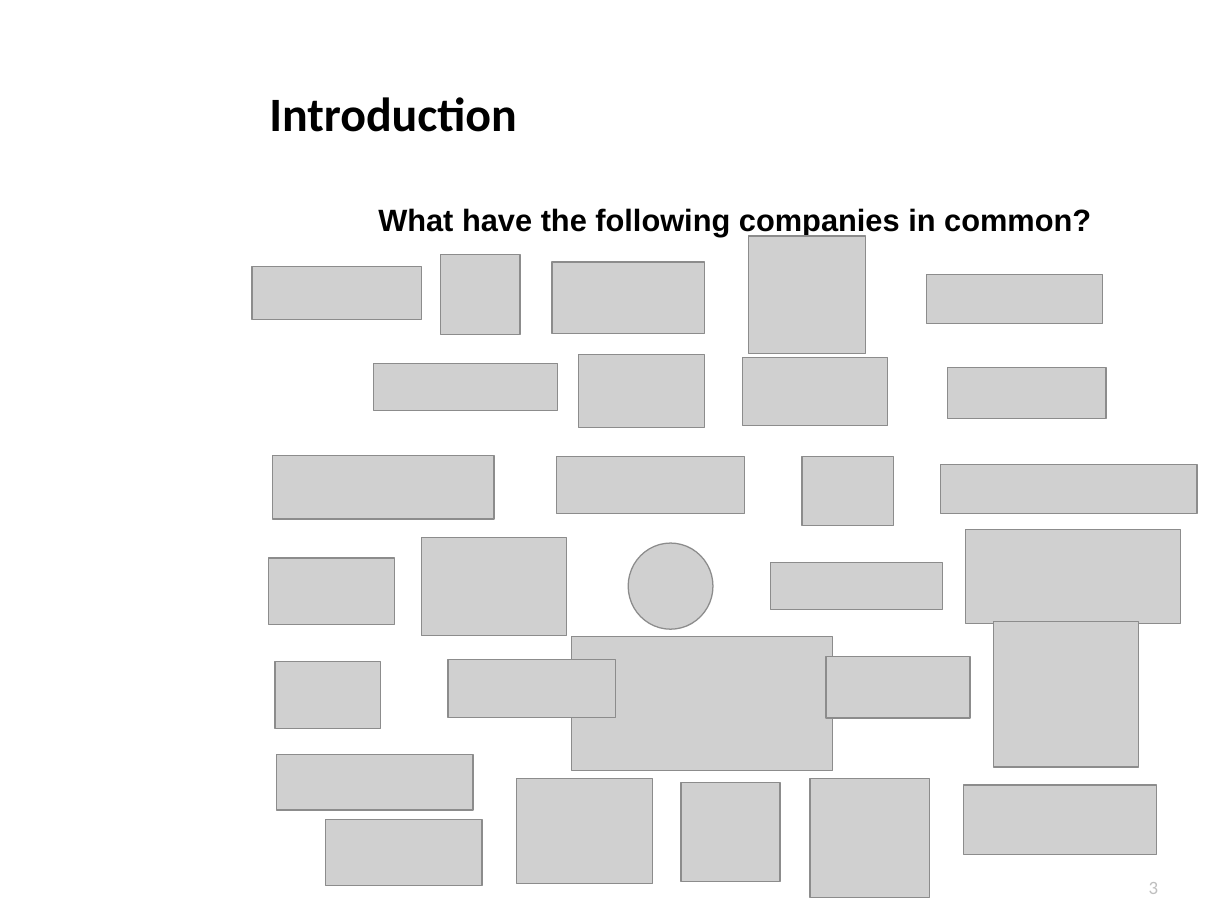
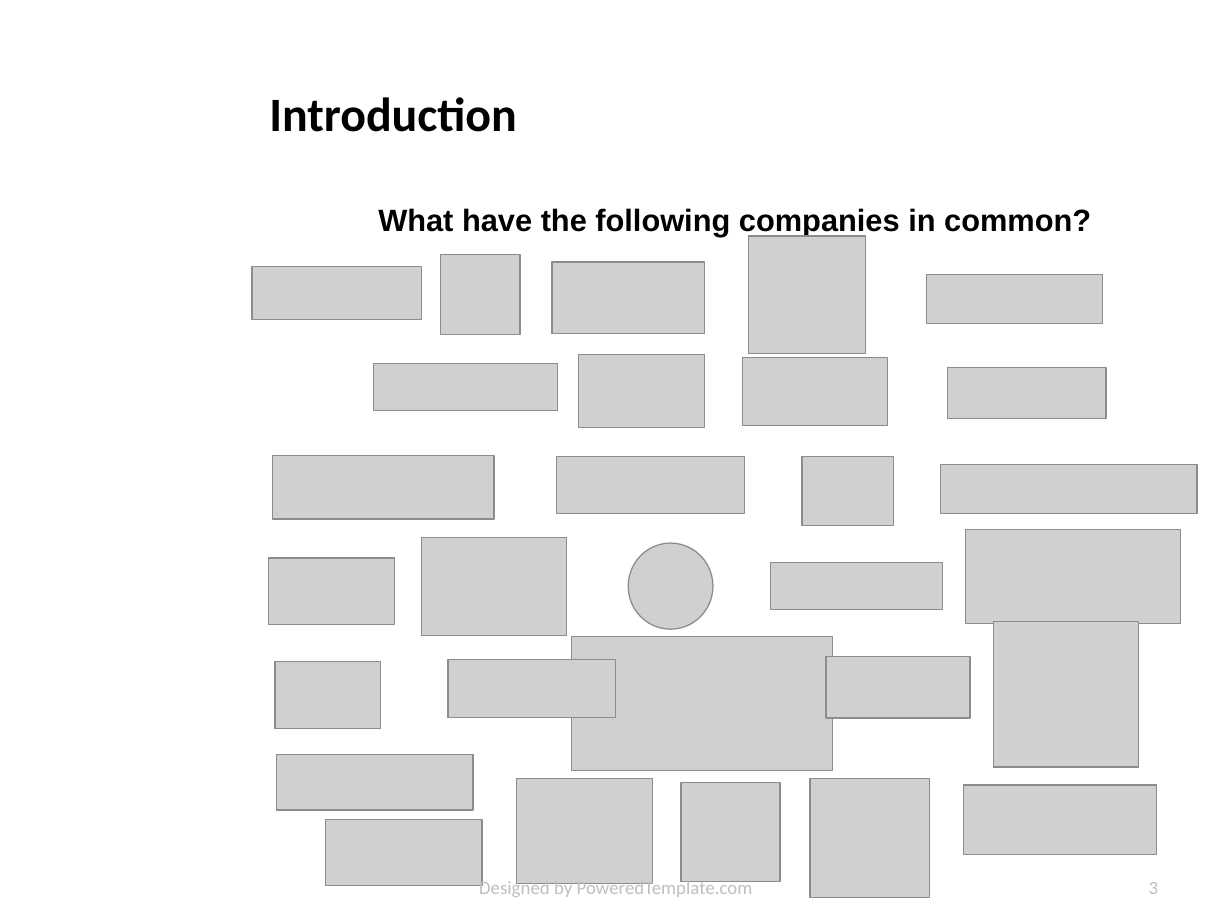
Before and after one commit to argv1/1st-small-EDA, a slide deck: slide 3 of slides/King_County_EDA.pptx. Drawn at 1232x924 pixels with LibreOffice and Linux fonts; fonts in the diff are those of the drawing; grey boxes stand for pictures; background and template pictures are left out. Boxes give left, top, right and bottom in pixels: in the first picture for what was removed or moved away, otherwise in the second. Text is boxed around its words. In the diff, an @@ line names an element or a change of style, - is before the commit and + after.

```diff
--- a/slides/King_County_EDA.pptx
+++ b/slides/King_County_EDA.pptx
@@ text added at (479, 879, 753, 897), 11 pt, text #BFBFBF @@
+Designed by PoweredTemplate.com
```
Also in this commit, not shown: 11 other slides changed, 1 other file.
